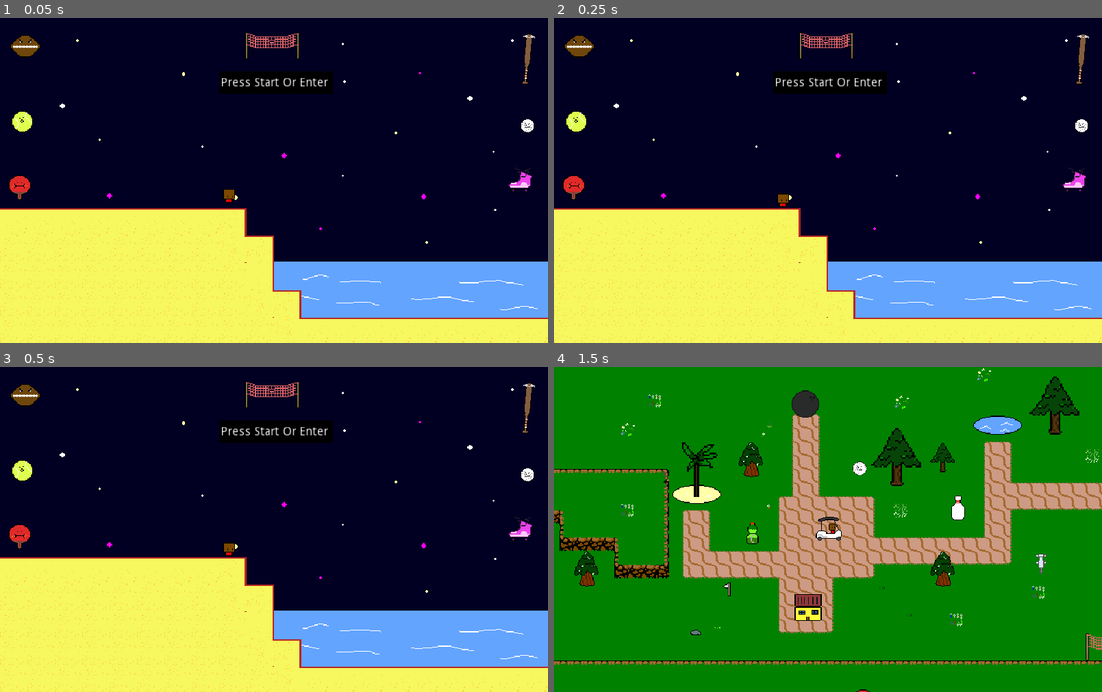
Above: before the commit, frames 1-4 (two rows, left to right).
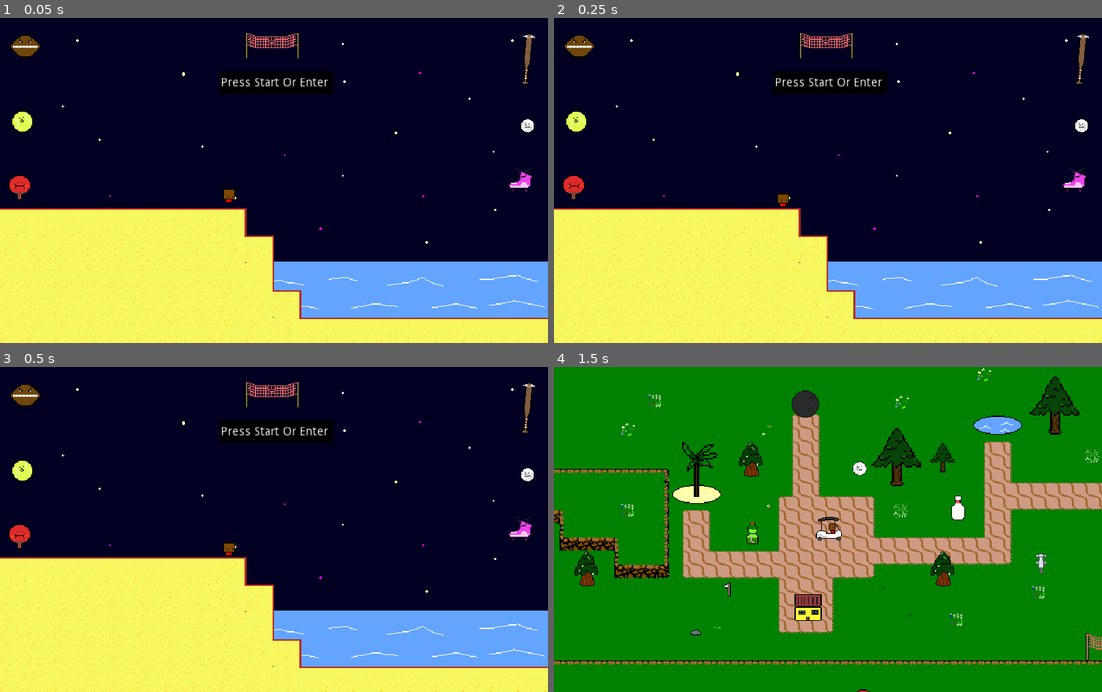
Above: after the commit, the same moments.

Repository: AdamSmif/Sportsball-Adventures
Game: Godot game, scene res://UI/TitleScreen.tscn
Same seed, same stepped clock (60 frames per second), same inputs: the game is played once before the commit and once after it.
Inputs:
- Up to frame 1 (0.05 s): no input
- Up to frame 2 (0.25 s): no input
- Up to frame 3 (0.5 s): no input
- Up to frame 4 (1.5 s): tap Enter at 0.5 s; hold Up (ui_up) from 0.53 s (still down); tap Space (jump) at 0.77 s

The runs differ from the first frame. In frame 1, 0.4% of the frame differs, in the area x 10-100%, y 24-90%; in frame 2, 0.4%; in frame 3, 0.4%; in frame 4, nothing differs.

Commit message:
added new particle system and new enemy
current bugs with gronkbot when you put him on a different level

Diff:
--- /dev/null
+++ b/Assets/Shaders/CircleParticleSystem.tscn
@@ -0,0 +1,26 @@
+[gd_scene load_steps=2 format=2]
+
+[sub_resource type="ParticlesMaterial" id=1]
+lifetime_randomness = 0.02
+emission_shape = 1
+emission_sphere_radius = 11.38
+flag_disable_z = true
+direction = Vector3( 10, 0, 0 )
+spread = 4.13
+gravity = Vector3( 0, 0, 0 )
+orbit_velocity = 0.0
+orbit_velocity_random = 0.1
+radial_accel = 59.46
+color = Color( 0.219608, 0.0352941, 0.266667, 1 )
+hue_variation = 0.11
+hue_variation_random = 0.3
+
+[node name="CircleParticleSystem" type="Node2D"]
+
+[node name="Particles2D" type="Particles2D" parent="."]
+amount = 16
+preprocess = 12.57
+speed_scale = 1.34
+randomness = 0.02
+fixed_fps = 60
+process_material = SubResource( 1 )
--- /dev/null
+++ b/Assets/Shaders/StandardGlow.tscn
@@ -0,0 +1,11 @@
+[gd_scene load_steps=2 format=2]
+
+[sub_resource type="Environment" id=1]
+background_mode = 4
+glow_enabled = true
+glow_strength = 1.04
+glow_bloom = 0.09
+glow_blend_mode = 0
+
+[node name="StandardGlow" type="WorldEnvironment"]
+environment = SubResource( 1 )
--- a/Assets/Weather Effects/RainEffect.tscn
+++ b/Assets/Weather Effects/RainEffect.tscn
@@ -22,7 +22,8 @@
 texture = ExtResource( 1 )
 
 [node name="Particles2D" type="Particles2D" parent="."]
-position = Vector2( -0.142799, 7.21156 )
+position = Vector2( -0.115982, 12.9845 )
 amount = 300
 lifetime = 4.0
+preprocess = 34.55
 process_material = SubResource( 1 )
--- a/Levels/ShaderTest.tscn
+++ b/Levels/ShaderTest.tscn
@@ -1,10 +1,11 @@
-[gd_scene load_steps=8 format=2]
+[gd_scene load_steps=9 format=2]
 
 [ext_resource path="res://Assets/nightsky/NightSkyAnimated.tscn" type="PackedScene" id=1]
 [ext_resource path="res://Assets/Tiles/GolfTile.tscn" type="PackedScene" id=2]
 [ext_resource path="res://Player/Player.tscn" type="PackedScene" id=3]
 [ext_resource path="res://Assets/Shaders/PurpleShaderSprite.tscn" type="PackedScene" id=4]
 [ext_resource path="res://Assets/Shaders/WorldEnviromentGlow.tres" type="Environment" id=5]
+[ext_resource path="res://Assets/Shaders/CircleParticleSystem.tscn" type="PackedScene" id=6]
 
 [sub_resource type="Shader" id=1]
 code = "shader_type canvas_item;
@@ -39,3 +40,8 @@
 [node name="PurpleShaderSprite2" parent="." instance=ExtResource( 4 )]
 material = SubResource( 2 )
 position = Vector2( 1383.33, -27.3093 )
+
+[node name="CircleParticleSystem" parent="." instance=ExtResource( 6 )]
+modulate = Color( 0.698039, 0.0509804, 0.584314, 1 )
+position = Vector2( -64, 16 )
+scale = Vector2( 5, 5 )
--- a/Levels/World.tscn
+++ b/Levels/World.tscn
@@ -122,48 +122,46 @@
 
 [node name="Ocean" parent="." instance=ExtResource( 25 )]
 position = Vector2( 303.263, 526.705 )
-frame = 2
+frame = 1
 
 [node name="Ocean2" parent="." instance=ExtResource( 25 )]
 position = Vector2( 559.074, 526.523 )
-frame = 1
 
 [node name="Ocean3" parent="." instance=ExtResource( 25 )]
 position = Vector2( 812.435, 526.523 )
+frame = 2
 
 [node name="Ocean7" parent="." instance=ExtResource( 25 )]
 position = Vector2( 1069.43, 526.523 )
-frame = 2
+frame = 1
 
 [node name="Ocean10" parent="." instance=ExtResource( 25 )]
 position = Vector2( 1325.78, 525.804 )
-frame = 1
 
 [node name="Ocean11" parent="." instance=ExtResource( 25 )]
 position = Vector2( 1582.94, 525.804 )
-frame = 1
 
 [node name="Ocean12" parent="." instance=ExtResource( 25 )]
 position = Vector2( 1839.2, 526.398 )
-frame = 1
 
 [node name="Ocean4" parent="." instance=ExtResource( 25 )]
 position = Vector2( 47.0103, 527.286 )
-frame = 2
+frame = 1
 
 [node name="Ocean5" parent="." instance=ExtResource( 25 )]
 position = Vector2( -281.99, 527.286 )
-frame = 2
+frame = 1
 
 [node name="Ocean6" parent="." instance=ExtResource( 25 )]
 position = Vector2( -537.99, 527.286 )
-frame = 1
 
 [node name="Ocean8" parent="." instance=ExtResource( 25 )]
 position = Vector2( -792.99, 527.286 )
+frame = 2
 
 [node name="Ocean9" parent="." instance=ExtResource( 25 )]
 position = Vector2( -842.99, 527.286 )
+frame = 2
 
 [node name="Sky" type="Sprite" parent="."]
 show_behind_parent = true
@@ -399,5 +397,11 @@
 visible = false
 position = Vector2( -637.737, 476.382 )
 texture = ExtResource( 10 )
+
+[node name="Gronkobot" parent="." instance=ExtResource( 14 )]
+position = Vector2( -539.613, 517.586 )
+
+[node name="Gronkobot2" parent="." instance=ExtResource( 14 )]
+position = Vector2( -578.632, 516.789 )
 [connection signal="timeout" from="Timer/Timer" to="Timer" method="_on_Timer_timeout"]
 [connection signal="bottle_collected" from="Bottles/Bottle" to="HUD" method="_on_bottle_collected"]
--- a/Levels/golfworld/GolfWorld1-1.tscn
+++ b/Levels/golfworld/GolfWorld1-1.tscn
@@ -12,13 +12,7 @@
 [ext_resource path="res://Assets/golfbackgroundplatform.png" type="Texture" id=10]
 [ext_resource path="res://UI/HUD/HUD.tscn" type="PackedScene" id=11]
 [ext_resource path="res://Assets/Weather Effects/RainEffect.tscn" type="PackedScene" id=12]
-
-[sub_resource type="Environment" id=1]
-background_mode = 4
-glow_enabled = true
-glow_strength = 1.04
-glow_bloom = 0.09
-glow_blend_mode = 0
+[ext_resource path="res://Assets/Shaders/StandardGlow.tscn" type="PackedScene" id=13]
 
 [sub_resource type="TileSet" id=2]
 0/name = "golfbackgroundplatform.png 0"
@@ -29,6 +23,10 @@
 0/tile_mode = 0
 0/occluder_offset = Vector2( 0, 0 )
 0/navigation_offset = Vector2( 0, 0 )
+0/shape_offset = Vector2( 0, 0 )
+0/shape_transform = Transform2D( 1, 0, 0, 1, 0, 0 )
+0/shape_one_way = false
+0/shape_one_way_margin = 0.0
 0/shapes = [  ]
 0/z_index = 0
 1/name = "golfbackgroundplatform.png 1"
@@ -39,6 +37,10 @@
 1/tile_mode = 0
 1/occluder_offset = Vector2( 0, 0 )
 1/navigation_offset = Vector2( 0, 0 )
+1/shape_offset = Vector2( 0, 0 )
+1/shape_transform = Transform2D( 1, 0, 0, 1, 0, 0 )
+1/shape_one_way = false
+1/shape_one_way_margin = 0.0
 1/shapes = [  ]
 1/z_index = 0
 2/name = "golfbackgroundplatform.png 2"
@@ -49,6 +51,10 @@
 2/tile_mode = 0
 2/occluder_offset = Vector2( 0, 0 )
 2/navigation_offset = Vector2( 0, 0 )
+2/shape_offset = Vector2( 0, 0 )
+2/shape_transform = Transform2D( 1, 0, 0, 1, 0, 0 )
+2/shape_one_way = false
+2/shape_one_way_margin = 0.0
 2/shapes = [  ]
 2/z_index = 0
 3/name = "golfbackgroundplatform.png 3"
@@ -59,6 +65,10 @@
 3/tile_mode = 0
 3/occluder_offset = Vector2( 0, 0 )
 3/navigation_offset = Vector2( 0, 0 )
+3/shape_offset = Vector2( 0, 0 )
+3/shape_transform = Transform2D( 1, 0, 0, 1, 0, 0 )
+3/shape_one_way = false
+3/shape_one_way_margin = 0.0
 3/shapes = [  ]
 3/z_index = 0
 4/name = "golfbackgroundplatform.png 4"
@@ -69,6 +79,10 @@
 4/tile_mode = 0
 4/occluder_offset = Vector2( 0, 0 )
 4/navigation_offset = Vector2( 0, 0 )
+4/shape_offset = Vector2( 0, 0 )
+4/shape_transform = Transform2D( 1, 0, 0, 1, 0, 0 )
+4/shape_one_way = false
+4/shape_one_way_margin = 0.0
 4/shapes = [  ]
 4/z_index = 0
 5/name = "golfbackgroundplatform.png 5"
@@ -79,6 +93,10 @@
 5/tile_mode = 0
 5/occluder_offset = Vector2( 0, 0 )
 5/navigation_offset = Vector2( 0, 0 )
+5/shape_offset = Vector2( 0, 0 )
+5/shape_transform = Transform2D( 1, 0, 0, 1, 0, 0 )
+5/shape_one_way = false
+5/shape_one_way_margin = 0.0
 5/shapes = [  ]
 5/z_index = 0
 6/name = "golfbackgroundplatform.png 6"
@@ -89,6 +107,10 @@
 6/tile_mode = 0
 6/occluder_offset = Vector2( 0, 0 )
 6/navigation_offset = Vector2( 0, 0 )
+6/shape_offset = Vector2( 0, 0 )
+6/shape_transform = Transform2D( 1, 0, 0, 1, 0, 0 )
+6/shape_one_way = false
+6/shape_one_way_margin = 0.0
 6/shapes = [  ]
 6/z_index = 0
 
@@ -103,8 +125,7 @@
 
 [node name="GolfWorld1-1" type="Node2D"]
 
-[node name="WorldEnvironment" type="WorldEnvironment" parent="."]
-environment = SubResource( 1 )
+[node name="StandardGlow" parent="." instance=ExtResource( 13 )]
 
 [node name="Clouds" type="YSort" parent="."]
 visible = false
@@ -299,5 +320,5 @@
 position = Vector2( -1262.08, 202.284 )
 
 [node name="RainEffect" parent="." instance=ExtResource( 12 )]
-position = Vector2( -559.254, -150.176 )
+position = Vector2( -536, -288 )
 scale = Vector2( 3, 3 )
--- a/UI/TitleScreen.tscn
+++ b/UI/TitleScreen.tscn
@@ -28,15 +28,12 @@
 
 [node name="NightSkyAnimated" parent="." instance=ExtResource( 6 )]
 position = Vector2( 320, 192 )
-frame = 1
 
 [node name="NightSkyAnimated3" parent="." instance=ExtResource( 6 )]
 position = Vector2( 960, 192 )
-frame = 1
 
 [node name="NightSkyAnimated2" parent="." instance=ExtResource( 6 )]
 position = Vector2( -320, 192 )
-frame = 1
 
 [node name="ColorRect2" type="ColorRect" parent="."]
 margin_left = 256.0
@@ -74,14 +71,14 @@
 
 [node name="Ocean" parent="." instance=ExtResource( 1 )]
 position = Vector2( 512, 288 )
+frame = 1
 
 [node name="Ocean2" parent="." instance=ExtResource( 1 )]
 position = Vector2( 256, 288 )
-frame = 2
 
 [node name="Ocean3" parent="." instance=ExtResource( 1 )]
 position = Vector2( 0, 288 )
-frame = 1
+frame = 2
 
 [node name="BeachTile" parent="." instance=ExtResource( 3 )]
 position = Vector2( 288, 352 )
--- a/project.godot
+++ b/project.godot
@@ -28,7 +28,7 @@
 window/size/test_width=1280
 window/size/test_height=760
 window/stretch/mode="2d"
-window/stretch/aspect="expand"
+window/stretch/aspect="keep"
 
 [importer_defaults]
 
Binary file added: Assets/Shaders/particletest.png
Not shown, added: Assets/Shaders/particletest.png.import
Binary file added: Enemies+Allies/Footballbot/footballbot1.png
Not shown, added: Enemies+Allies/Footballbot/footballbot1.png.import
Binary file added: Enemies+Allies/Footballbot/footballbot2.png
Not shown, added: Enemies+Allies/Footballbot/footballbot2.png.import
Binary file added: Enemies+Allies/Footballbot/footballbot3.png
Not shown, added: Enemies+Allies/Footballbot/footballbot3.png.import
Binary file added: Enemies+Allies/Footballbot/footballbot4.png
Not shown, added: Enemies+Allies/Footballbot/footballbot4.png.import
Binary file added: Enemies+Allies/Footballbot/footballbot5.png
Not shown, added: Enemies+Allies/Footballbot/footballbot5.png.import
(and 1 more such lines)
